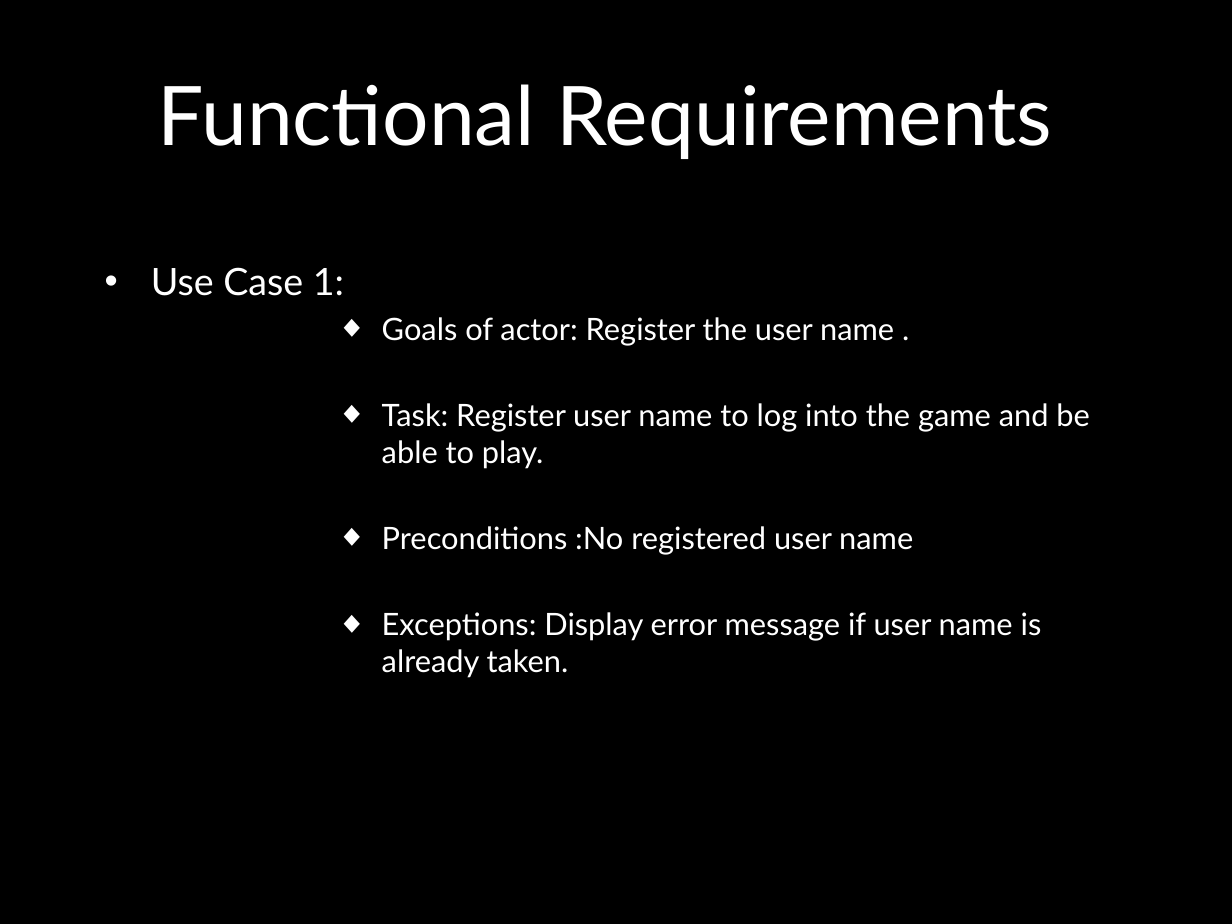
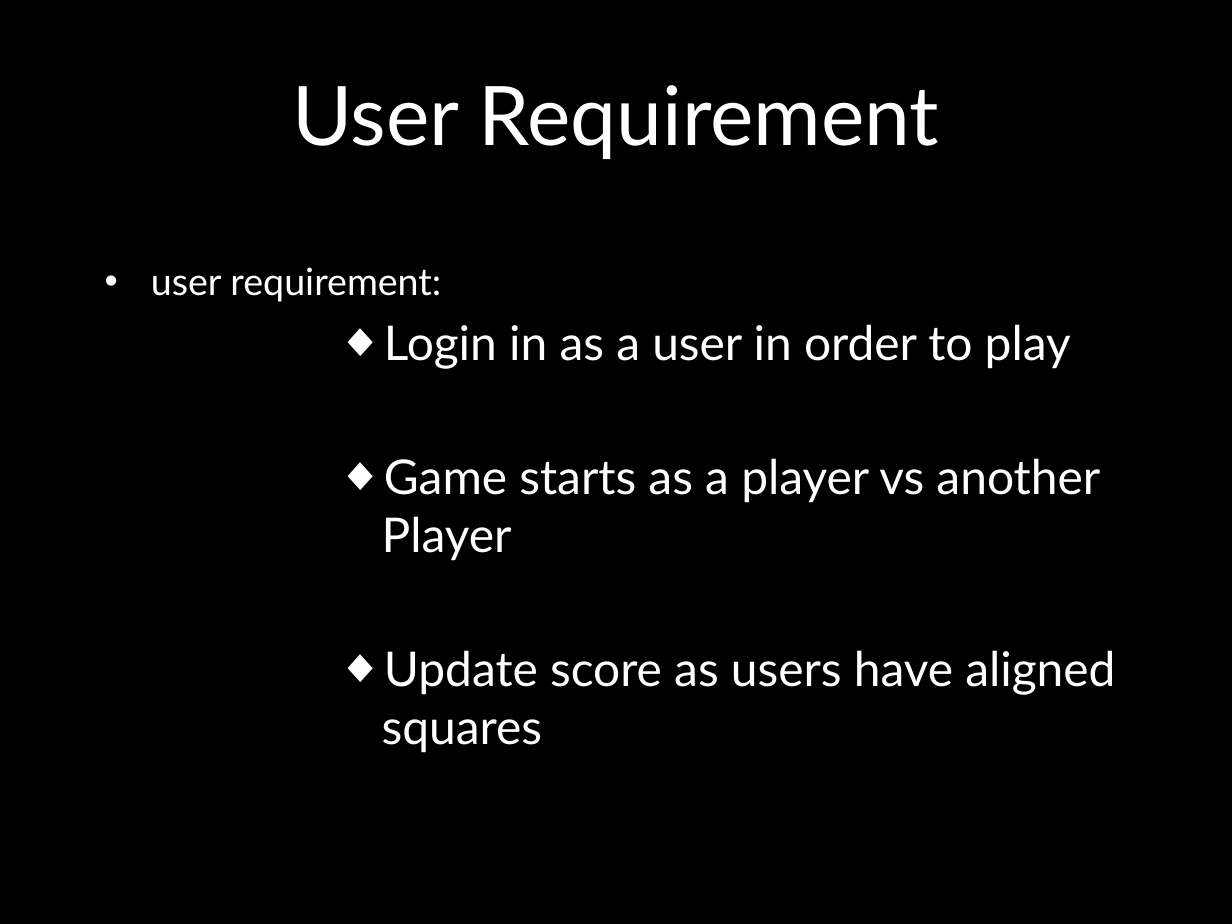
Before and after one commit to Amatarasu/A-Team, a slide deck: slide 5 of Power Point Presentation.pptx. Drawn at 1232x924 pixels with LibreOffice and Linux fonts; fonts in the diff are those of the drawing; background and template pictures are left out. Boxes give left, top, right and bottom in pixels: in the first picture for what was removed or moved away, otherwise in the second. Text is boxed around its words. In the diff, an @@ line names an element or a change of style, - is before the commit and + after.

```diff
--- a/Power Point Presentation.pptx
+++ b/Power Point Presentation.pptx
@@ title at bbox=[292, 85, 940, 159]: text changed @@
-Functional Requirements
+User Requirement
@@ text at bbox=[151, 267, 1115, 753]: text changed; size 18 to 28 pt @@
-• Use Case 1:
-          ◆ Goals of actor: Register the user name .
-          ◆ Task: Register user name to log into the game and be able to play.
-          ◆ Preconditions :No registered user name
-          ◆ Exceptions: Display error message if user name is already taken.
+• user requirement:
+          ◆ Login in as a user in order to play
+          ◆ Game starts as a player vs another Player
+          ◆ Update score as users have aligned squares
```
Also in this commit, not shown: 2 other slides changed, 4 slides added, 2 slides removed.
